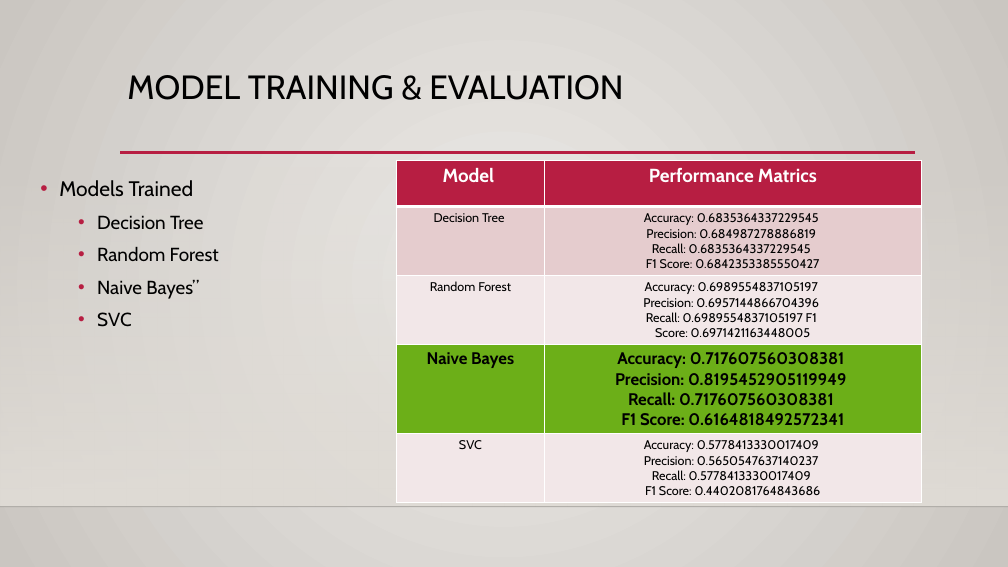
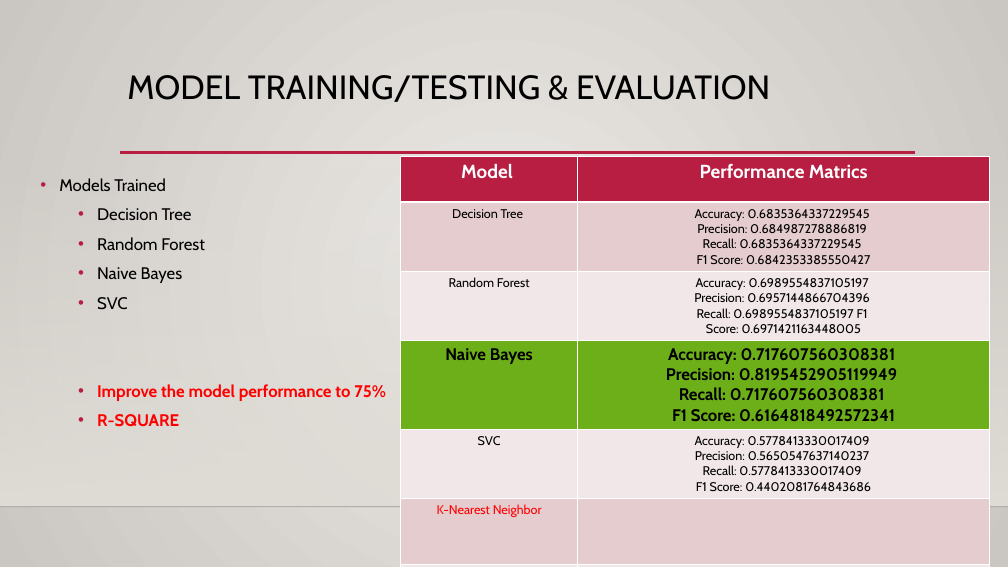
Before and after one commit to RAJESHVELAMALA/project2, a slide deck: slide 6 of Team 5 - Project 2 - Presentation.pptx. Drawn at 1008x567 pixels with LibreOffice and Linux fonts; fonts in the diff are those of the drawing; background and template pictures are left out. Boxes give left, top, right and bottom in pixels: in the first picture for what was removed or moved away, otherwise in the second. Text is boxed around its words. In the diff, an @@ line names an element or a change of style, - is before the commit and + after.

```diff
--- a/Team 5 - Project 2 - Presentation.pptx
+++ b/Team 5 - Project 2 - Presentation.pptx
@@ title at <box>127,75,770,102</box>: text changed @@
-MODEL TRAINING & EVALUATION
+MODEL TRAINING/TESTING & EVALUATION
@@ text at <box>59,178,205,310</box>: size 20 to 16 pt in "Models Trained"; size 18 to 16 pt in "Decision Tree", "Random Forest", "SVC" @@
@@ table at <box>401,157,991,567</box> @@
+row 6: K-Nearest Neighbor | 
+row 7: PCS [ Dimension Reduction ] | 
@@ table: place and size @@
-table at <box>397,160,922,500</box>
+table at <box>401,157,991,567</box>
@@ text at <box>97,267,182,283</box>: text changed; size 18 to 16 pt @@
-  • Naive Bayes”
+  • Naive Bayes
@@ text at <box>97,384,386,427</box>: paragraphs added @@
+  • Improve the model performance to 75%
+  • R-SQUARE
```
Also in this commit, not shown: 1 other slide changed, 11 other files.
